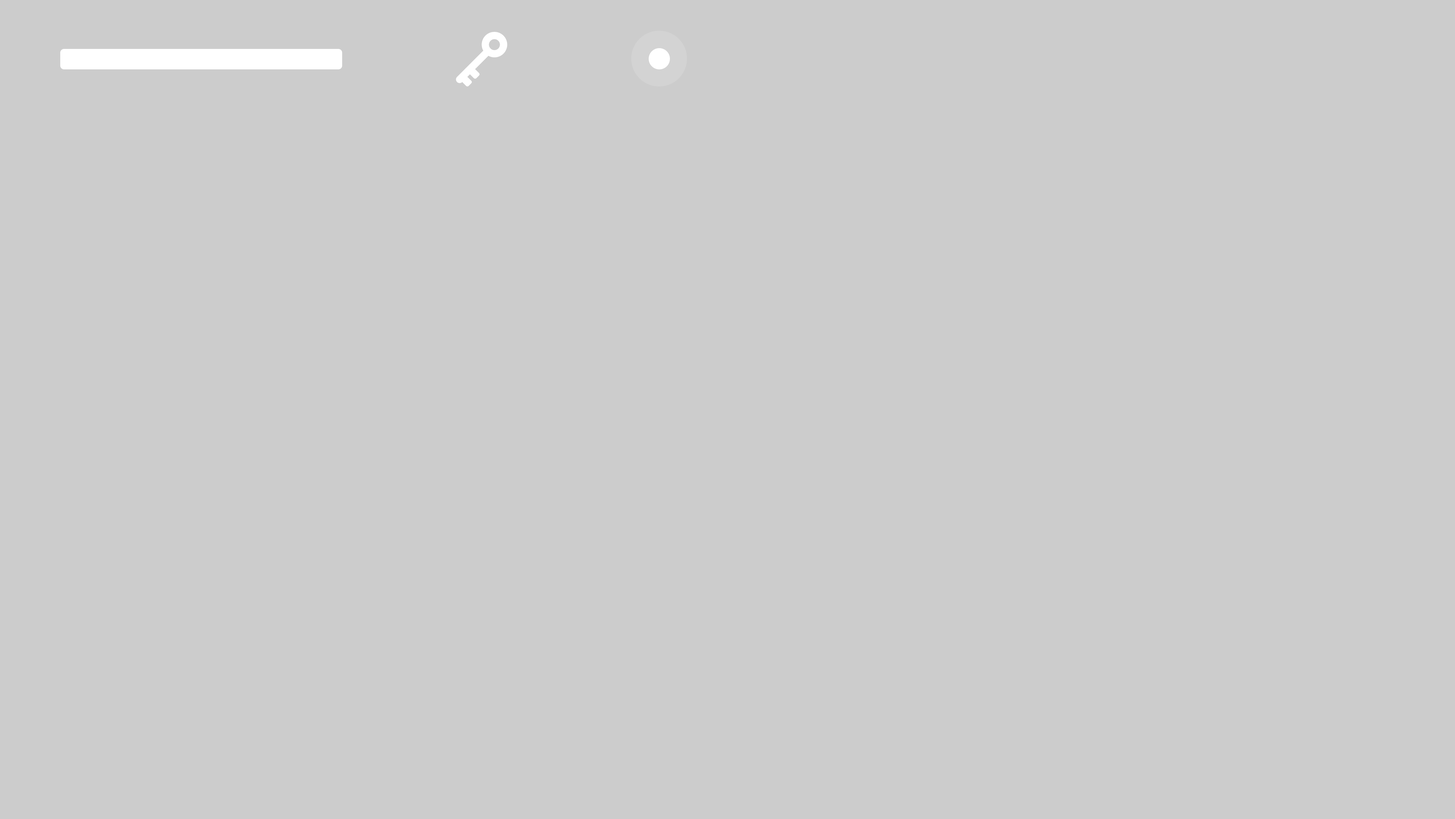
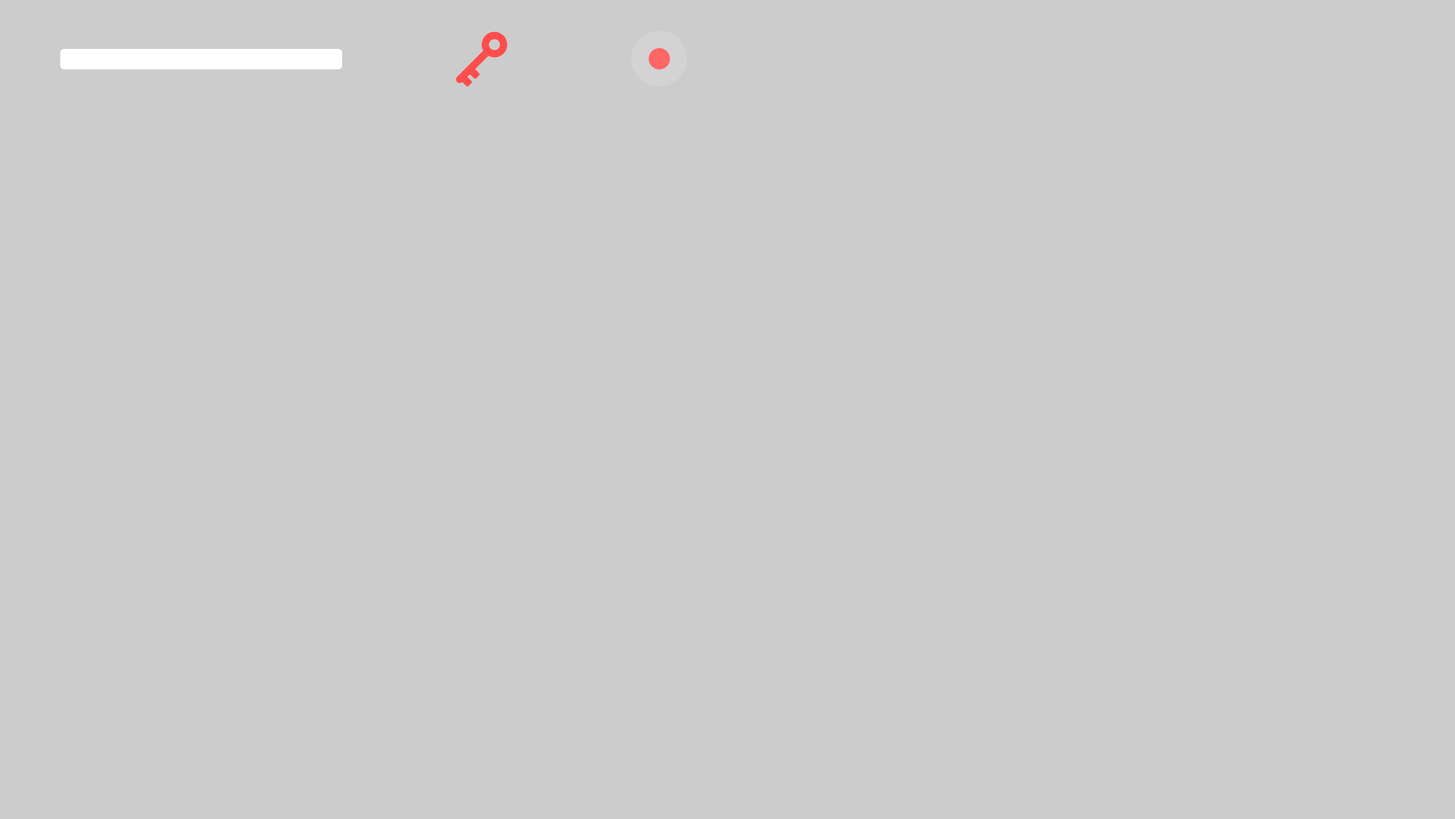
Before/after of a w=1455, h=819 layered artwork. What changed in the layer stack:
painted on "Inventory Key" over (455, 31, 508, 87)
painted on "Inventory Blank" over (648, 48, 671, 70)
